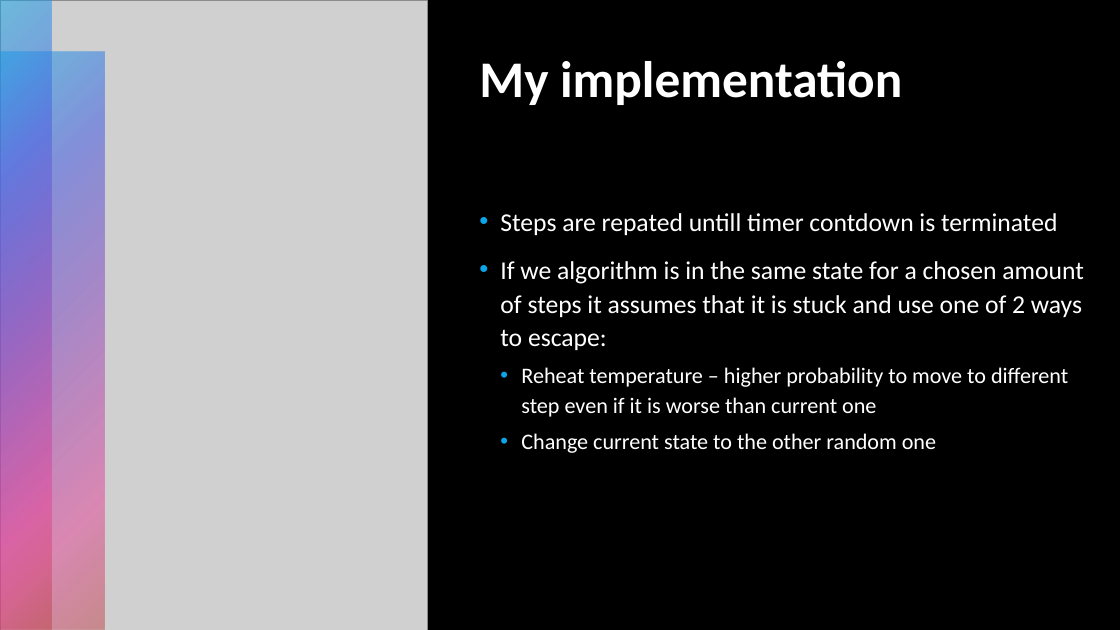
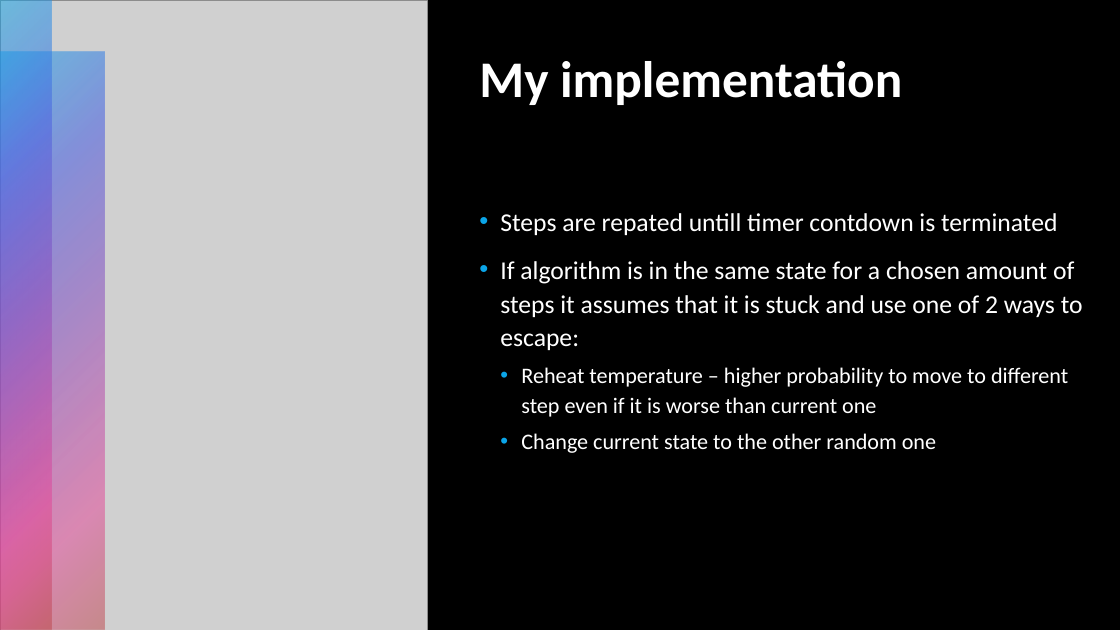
Before and after one commit to tunczyk101/computer_purchase_problem, a slide deck: slide 19 of ppt/J.Sliwa_TechnicalDebrief.pptx. Drawn at 1120x630 pixels with LibreOffice and Linux fonts; fonts in the diff are those of the drawing; grey boxes stand for pictures. Boxes give left, top, right and bottom in pixels: in the first picture for what was removed or moved away, otherwise in the second. Text is boxed around its words. In the diff, an @@ line names an element or a change of style, - is before the commit and + after.

Commit message:
presentation changes

```diff
--- a/ppt/J.Sliwa_TechnicalDebrief.pptx
+++ b/ppt/J.Sliwa_TechnicalDebrief.pptx
@@ text at [500, 261, 1083, 350]: text changed @@
-• If we algorithm is in the same state for a chosen amount of steps it assumes that it is stuck and use one of 2 ways to escape:
+• If algorithm is in the same state for a chosen amount of steps it assumes that it is stuck and use one of 2 ways to escape:
```
